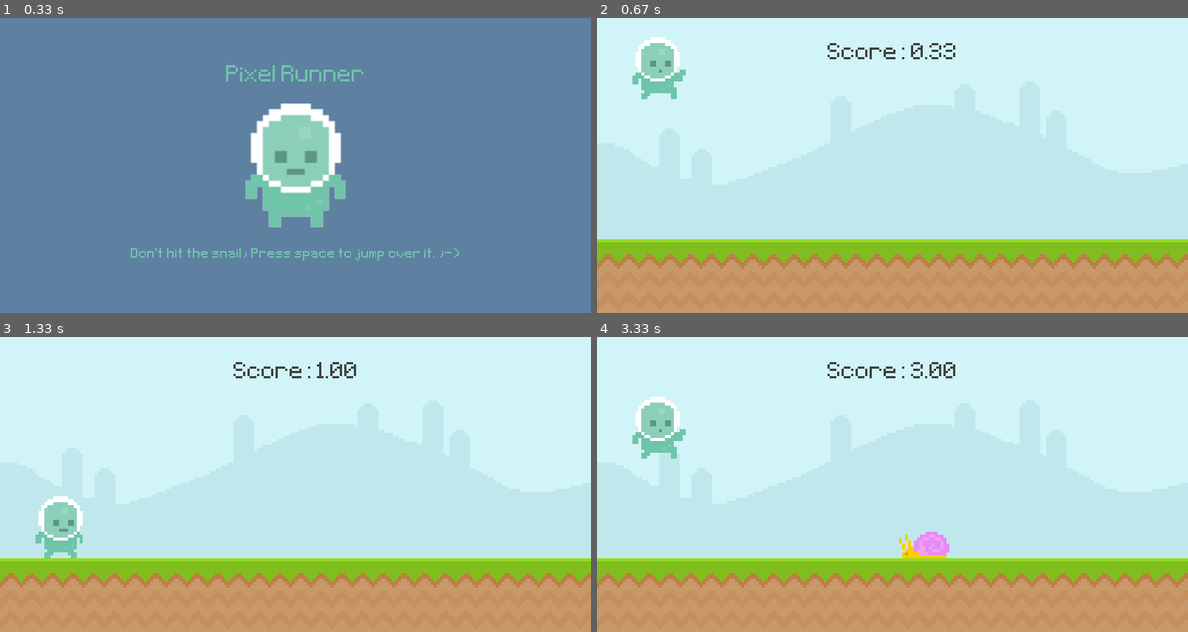
Above: before the commit, frames 1-4 (two rows, left to right).
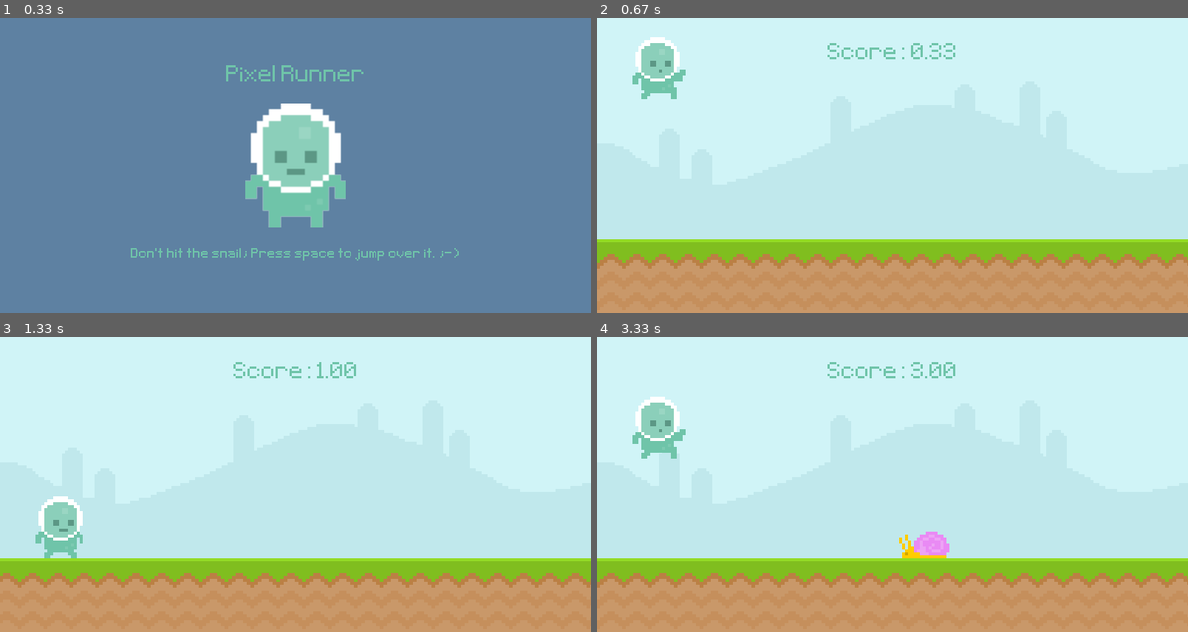
Above: after the commit, the same moments.

Repository: VitorPinheiroCruz/Runner
Game: pygame game, started from main.py
Same seed, same stepped clock (60 frames per second), same inputs: the game is played once before the commit and once after it.
Inputs:
- Up to frame 1 (0.33 s): no input
- Up to frame 2 (0.67 s): tap Space at 0.33 s
- Up to frame 3 (1.33 s): no input
- Up to frame 4 (3.33 s): tap Space at 3.17 s

Frame 1 is identical in both runs. In frame 2, 2.6% of the frame differs, in the area x 0-100%, y 8-85%; in frame 3, 2.5%; in frame 4, 2.6%.

Commit message:
add comment in the main.py

Diff:
--- a/comands_pygame.py
+++ /dev/null
@@ -1,285 +0,0 @@
-import pygame
-from sys import exit
-from random import randint
-
-def display_score():
-    current_time = pygame.time.get_ticks() - start_time
-    score_surf = test_font.render(f'Score: {current_time / 1000:.2f}', False, (64, 64, 64))
-    score_rect = score_surf.get_rect(center=(400, 50))
-    screen.blit(score_surf, score_rect)
-    return current_time
-
-def obstacle_movement(obstacle_list):
-    if obstacle_list:
-        for obstacle_rect in obstacle_list:
-            obstacle_rect.x -= 5
-            screen.blit(snail_surf, obstacle_rect)
-
-        obstacle_list = [obstacle for obstacle in obstacle_list if obstacle.x > -100]
-
-        return obstacle_list
-    else:
-        return  []
-
-def game_message():
-    text_font = pygame.font.Font('font/Pixeltype.ttf', 30)
-    text = text_font.render("Don't hit the snail; Press space to jump over it. ;-)", False, (111, 196, 169))
-    text_rect = text.get_rect(center=(400, 320))
-    screen.blit(text, text_rect)
-
-def name_game():
-    game_name = test_font.render('Pixel Runner', False, (111, 196, 169))
-    game_name_rect = game_name.get_rect(center=(400, 80))
-    screen.blit(game_name, game_name_rect)
-
-pygame.init()
-width = 800
-height = 400
-screen = pygame.display.set_mode((width, height))
-pygame.display.set_caption('My game Runner')
-clock = pygame.time.Clock()  # estabelece os FPS
-test_font = pygame.font.Font('font/Pixeltype.ttf', 50)
-game_active = False
-start_time = 0
-score = 0
-
-sky_surface = pygame.image.load('graphics/Sky.png').convert()
-ground_surface = pygame.image.load('graphics/ground.png').convert()
-
-# score_surf = test_font.render('My game', False, (64,64,64))  # .render(text, AA, color)
-# score_rect = score_surf.get_rect(center=(400,50))
-
-# Obstacles
-snail_surf = pygame.image.load('graphics/snail/snail1.png').convert_alpha()
-snail_rect = snail_surf.get_rect(bottomright=(600, 300))
-# snail_x_pos = 600
-# snail_y_pos = 270
-
-obstacle_rect_list = []
-
-
-
-player_surf = pygame.image.load('graphics/Player/player_walk_1.png').convert_alpha()
-player_rect = player_surf.get_rect(midbottom=(80, 300))
-player_gravity = 0
-# test_surface = pygame.Surface((100,200))
-# test_surface.fill('Red')
-
-# Intro screen
-player_stand = pygame.image.load('graphics/Player/player_stand.png').convert_alpha()
-player_stand = pygame.transform.rotozoom(player_stand, 0, 2)
-# # player_stand = pygame.transform.scale2x(player_stand)
-player_stand_rect = player_stand.get_rect(center=(400,200))
-
-# player_stand = pygame.image.load('graphics/Player/player_stand.png').convert_alpha()
-# player_stand_scaled = pygame.transform.scale(player_stand, (200, 400))
-# player_stand_rect = player_stand_scaled.get_rect(center=(400,200))
-# # player_stand_rect = player_stand.get_rect(midbottom=(400,200))
-
-# Timer
-obstacle_timer = pygame.USEREVENT + 1
-pygame.time.set_timer(obstacle_timer, 1500)
-
-while True:
-    for event in pygame.event.get():
-        if event.type == pygame.QUIT:
-            print('Vc clicou no x')
-            pygame.quit()
-            exit()
-        # solução do desenvolver para recomeçar o jogo
-        # habilidade de pular quando o mouse clica no player - my design
-        if game_active:
-            if event.type == pygame.MOUSEBUTTONDOWN:
-                if player_rect.collidepoint(event.pos):
-                    if player_rect.bottom >= 300:
-                        player_gravity = -20
-
-            # habilidade de pular pressionando o space
-            if event.type == pygame.KEYDOWN:
-                if event.key == pygame.K_SPACE and player_rect.bottom >= 300:
-                    player_gravity = -20
-
-        else:
-            # após game over, recomeçar o jogo pressionando o espaço
-            if event.type == pygame.KEYDOWN:
-                if event.key == pygame.K_SPACE: game_active = True
-
-        if event.type == obstacle_timer and game_active:
-            obstacle_rect_list.append(snail_surf.get_rect(bottomright=(randint(900, 1100), 300)))
-            # print('test')
-
-        # # habilidade de pular quando o mouse clica no player - my design
-        # if event.type == pygame.MOUSEBUTTONDOWN:
-        #     if player_rect.collidepoint(event.pos):
-        #         if player_rect.bottom >= 300:
-        #             player_gravity = -20
-        #
-        # # habilidade de pular pressionando o space
-        # if event.type == pygame.KEYDOWN:
-        #     if event.key == pygame.K_SPACE and player_rect.bottom >= 300:
-        #         player_gravity = -20
-        #
-        # # após game over, recomeçar o jogo pressionando o espaço
-        # if event.type == pygame.KEYDOWN:
-        #     if event.key == pygame.K_SPACE: game_active = True
-
-        # print jump toda vez que a tecla space é pressionada
-        # if event.type == pygame.KEYDOWN:
-        #     if event.key == pygame.K_SPACE:
-        #         print('jump')
-
-        # print key-down toda vez que uma tecla é pressionada
-        # print key-up toda vez que uma tecla é pressionada
-        # if event.type == pygame.KEYDOWN:
-        #     print('key-down')
-        # if event.type == pygame.KEYUP:
-        #     print('key-up')
-
-        # if event.type == pygame.MOUSEMOTION:  # ler e imprime a posição do mouse
-        #     print(event.pos)
-
-        # ler e imprime se houve clique
-        # if event.type == pygame.MOUSEBUTTONDOWN:
-        #     print('mouse down')
-
-        # colisão pelo evento
-        # if event.type == pygame.MOUSEMOTION:
-        #     if player_rect.collidepoint(event.pos): print('collision')
-
-    if game_active:
-        screen.blit(ground_surface, (0, 300))
-        screen.blit(sky_surface, (0, 0))  # .blit(surface, position)
-        # pygame.draw.rect(screen, '#c0e8ec', score_rect)
-        # pygame.draw.rect(screen, '#c0e8ec', score_rect, 10)
-        # screen.blit(score_surf, score_rect)
-        score = display_score()
-        # pygame.draw.line(screen, 'blue', (0,0), pygame.mouse.get_pos(), 3) #desenhando uma linha
-        # pygame.draw.ellipse(screen, 'gold', pygame.Rect(50,200,100,100))  # desenhando uma elípse
-        # snail_x_pos -= 4
-        # if snail_x_pos < -50:
-        #     snail_x_pos = 800
-        #     snail_y_pos = random.randint(270, 360)
-        # snail_rect.x -= 4
-        # if snail_rect.right < 0: snail_rect.left = 800
-        # screen.blit(snail_surf, snail_rect)
-
-        # Player gravidade
-        player_gravity += 1
-        player_rect.y += player_gravity
-        if player_rect.bottom >= 300: player_rect.bottom = 300
-        # colocando gravidade do player
-        screen.blit(player_surf, player_rect)
-        # screen.blit(player_surf, (player_rect[0], player_rect[1] + player_gravity))
-        # screen.blit(player_surf, player_rect)
-
-        # Obstacle movement
-        obstacle_rect_list = obstacle_movement(obstacle_rect_list)
-
-
-
-
-        # if player_rect.colliderect(snail_rect):
-        #     print('collision')
-        # print jump toda vez que a tecla spaço é pressionada
-        # keys = pygame.key.get_pressed()
-        # if keys[pygame.K_SPACE]:
-        #     print('jump')
-
-        # mouse_pos = pygame.mouse.get_pos()
-        # if player_rect.collidepoint(mouse_pos):   # .collidepoint((x,y))
-        #     print('collision')
-        # if player_rect.collidepoint(mouse_pos):
-        #     print(pygame.mouse.get_pressed())  # leitura do clique do mouse
-
-        # Collision
-        if player_rect.colliderect(snail_rect):
-            print('houve uma colisão com o snail')
-            game_active = False
-            # pygame.quit()
-            # exit()
-    else:
-        snail_rect.left = 800
-        start_time = pygame.time.get_ticks()
-        screen.fill((94,129,162))
-        name_game()
-        # screen.fill('yellow')
-        screen.blit(player_stand, player_stand_rect)
-        score_message = test_font.render(f'You score: {score/1000:.2f}',False, (111,196,169))
-        score_message_rect = score_message.get_rect(center=(400,330))
-        if score == 0:
-            game_message()
-        else:
-            screen.blit(score_message, score_message_rect)
-
-    pygame.display.update()
-    clock.tick(60)
-
-# code deleted to main project
-def obstacle_movement(obstacle_list):
-    if obstacle_list:
-        for obstacle_rect in obstacle_list:
-            obstacle_rect.x -= 5
-            if obstacle_rect.bottom == 300:
-                screen.blit(snail_surf, obstacle_rect)
-            else:
-                screen.blit(fly_surf, obstacle_rect)
-
-        obstacle_list = [obstacle for obstacle in obstacle_list if obstacle.x > -100]
-        return obstacle_list
-    else:
-        return []
-
-def player_animation():
-    global player_surf, player_index
-    if player_rect.bottom < 300:
-        player_surf = player_jump
-    else:
-        player_index += 0.1
-        if player_index >= len(player_walk): player_index = 0
-        player_surf = player_walk[int(player_index)]
-
-# Snail
-snail_frame_1 = pygame.image.load('graphics/snail/snail1.png').convert_alpha()
-snail_frame_2 = pygame.image.load('graphics/snail/snail2.png').convert_alpha()
-snail_frames = [snail_frame_1, snail_frame_2]
-snail_frame_index = 0
-snail_surf = snail_frames[snail_frame_index]
-# Fly
-fly_frame_1 = pygame.image.load('graphics/Fly/Fly1.png').convert_alpha()
-fly_frame_2 = pygame.image.load('graphics/Fly/Fly2.png').convert_alpha()
-fly_frames = [fly_frame_1, fly_frame_2]
-fly_frame_index = 0
-fly_surf = fly_frames[fly_frame_index]
-fly_surf_rect = fly_surf.get_rect()
-
-obstacle_rect_list = []
-
-# Player
-player_walk_1 = pygame.image.load('graphics/Player/player_walk_1.png').convert_alpha()
-player_walk_2 = pygame.image.load('graphics/Player/player_walk_2.png').convert_alpha()
-player_walk = [player_walk_1, player_walk_2]
-player_index = 0
-player_jump = pygame.image.load('graphics/Player/jump.png').convert_alpha()
-player_surf = player_walk[player_index]
-player_rect = player_surf.get_rect(midbottom=(80, 300))
-player_gravity = 0
-
-if event.type == snail_animation_timer:
-    if snail_frame_index == 0:
-        snail_frame_index = 1
-    else:
-        snail_frame_index = 0
-    snail_surf = snail_frames[snail_frame_index]
-
-if event.type == fly_animation_timer:
-    if fly_frame_index == 0:
-        fly_frame_index = 1
-    else:
-        fly_frame_index = 0
-    fly_surf = fly_frames[fly_frame_index]
-
-   if game_active:
-            if event.type == pygame.MOUSEBUTTONDOWN:
-                if player_rect.collidepoint(event.pos):
-                    if player_rect.bottom >= 300:
-                        player_gravity = -20
--- a/main.py
+++ b/main.py
@@ -2,6 +2,7 @@
 from sys import exit
 from random import randint, choice
 
+# Creating the player
 class Player(pygame.sprite.Sprite):
     def __init__(self):
         super().__init__()
@@ -42,6 +43,7 @@
         self.apply_gravity()
         self.animation_state()
 
+# Creating the Obstacles
 class Obstacle(pygame.sprite.Sprite):
     def __init__(self, type):
         super().__init__()
@@ -76,55 +78,28 @@
         if self.rect.x <= -100:
             self.kill()
 
+# Score's function
 def display_score():
     current_time = pygame.time.get_ticks() - start_time
-    score_surf = test_font.render(f'Score: {current_time / 1000:.2f}', False, (64, 64, 64))
+    score_surf = test_font.render(f'Score: {current_time / 1000:.2f}', False, (111, 196, 169))
     score_rect = score_surf.get_rect(center=(400, 50))
     screen.blit(score_surf, score_rect)
     return current_time
 
-# def obstacle_movement(obstacle_list):
-#     if obstacle_list:
-#         for obstacle_rect in obstacle_list:
-#             obstacle_rect.x -= 5
-#             if obstacle_rect.bottom == 300:
-#                 screen.blit(snail_surf, obstacle_rect)
-#             else:
-#                 screen.blit(fly_surf, obstacle_rect)
-#
-#         obstacle_list = [obstacle for obstacle in obstacle_list if obstacle.x > -100]
-#         return obstacle_list
-#     else:
-#         return []
-
-# def collisions(player, obstacles):
-#     if obstacles:
-#         for obstacle_rect in obstacles:
-#             if player.colliderect(obstacle_rect):
-#                 return False
-#     return True
-
-# def player_animation():
-#     global player_surf, player_index
-#     if player_rect.bottom < 300:
-#         player_surf = player_jump
-#     else:
-#         player_index += 0.1
-#         if player_index >= len(player_walk): player_index = 0
-#         player_surf = player_walk[int(player_index)]
-
+# Initial message display
 def game_message():
     text_font = pygame.font.Font('font/Pixeltype.ttf', 30)
     text = text_font.render("Don't hit the snail; Press space to jump over it. ;-)", False, (111, 196, 169))
     text_rect = text.get_rect(center=(400, 320))
     screen.blit(text, text_rect)
 
+# Game Name
 def name_game():
     game_name = test_font.render('Pixel Runner', False, (111, 196, 169))
     game_name_rect = game_name.get_rect(center=(400, 80))
     screen.blit(game_name, game_name_rect)
 
-# spritecollide(sprite, group, bool) True = destroy, Faldo Don't destroy
+# Collision function
 def collisions_sprite():
     if pygame.sprite.spritecollide(player.sprite, obstacle_group, False):
         obstacle_group.empty()
@@ -137,7 +112,8 @@
 height = 400
 screen = pygame.display.set_mode((width, height))
 pygame.display.set_caption('My game Runner')
-clock = pygame.time.Clock()  # estabelece os FPS
+clock = pygame.time.Clock()  # fps
+pygame.font.init()
 test_font = pygame.font.Font('font/Pixeltype.ttf', 50)
 game_active = False
 start_time = 0
@@ -145,6 +121,7 @@
 bg_music = pygame.mixer.Sound('audio/music.wav')
 bg_music.set_volume(0.3)
 bg_music.play(-1)
+ground_x_pos = 0
 
 # Groups
 player = pygame.sprite.GroupSingle()
@@ -153,32 +130,7 @@
 
 sky_surface = pygame.image.load('graphics/Sky.png').convert()
 ground_surface = pygame.image.load('graphics/ground.png').convert()
-
-# Snail
-# snail_frame_1 = pygame.image.load('graphics/snail/snail1.png').convert_alpha()
-# snail_frame_2 = pygame.image.load('graphics/snail/snail2.png').convert_alpha()
-# snail_frames = [snail_frame_1, snail_frame_2]
-# snail_frame_index = 0
-# snail_surf = snail_frames[snail_frame_index]
-# Fly
-# fly_frame_1 = pygame.image.load('graphics/Fly/Fly1.png').convert_alpha()
-# fly_frame_2 = pygame.image.load('graphics/Fly/Fly2.png').convert_alpha()
-# fly_frames = [fly_frame_1, fly_frame_2]
-# fly_frame_index = 0
-# fly_surf = fly_frames[fly_frame_index]
-# fly_surf_rect = fly_surf.get_rect()
-#
-# obstacle_rect_list = []
-
-# Player
-# player_walk_1 = pygame.image.load('graphics/Player/player_walk_1.png').convert_alpha()
-# player_walk_2 = pygame.image.load('graphics/Player/player_walk_2.png').convert_alpha()
-# player_walk = [player_walk_1, player_walk_2]
-# player_index = 0
-# player_jump = pygame.image.load('graphics/Player/jump.png').convert_alpha()
-# player_surf = player_walk[player_index]
-# player_rect = player_surf.get_rect(midbottom=(80, 300))
-# player_gravity = 0
+ground_surface = pygame.transform.scale(ground_surface, (1000, 168))
 
 # Intro screen
 player_stand = pygame.image.load('graphics/Player/player_stand.png').convert_alpha()
@@ -189,11 +141,8 @@
 obstacle_timer = pygame.USEREVENT + 1
 pygame.time.set_timer(obstacle_timer, 1500)
 
-# snail_animation_timer = pygame.USEREVENT + 2
-# pygame.time.set_timer(snail_animation_timer, 500)
-#
-# fly_animation_timer = pygame.USEREVENT + 3
-# pygame.time.set_timer(fly_animation_timer, 200)
+ground_timer = pygame.USEREVENT + 2
+pygame.time.set_timer(ground_timer, 100)
 
 while True:
     for event in pygame.event.get():
@@ -202,52 +151,24 @@
             pygame.quit()
             exit()
 
-        # if game_active:
-        #     if event.type == pygame.MOUSEBUTTONDOWN:
-        #         if player_rect.collidepoint(event.pos):
-        #             if player_rect.bottom >= 300:
-        #                 player_gravity = -20
-
-            # habilidade de pular pressionando o space
-            # if event.type == pygame.KEYDOWN:
-            #     if event.key == pygame.K_SPACE and player_rect.bottom >= 300:
-            #         player_gravity = -20
-
         else:
-            # após game over, recomeçar o jogo pressionando o espaço
+            # After game over, restart the game pressing space
             if event.type == pygame.KEYDOWN:
                 if event.key == pygame.K_SPACE:
                     game_active = True
         if game_active:
             if event.type == obstacle_timer:
                 obstacle_group.add(Obstacle(choice(['fly','snail','snail','snail'])))
-                # if randint(0,2):
-                #     obstacle_rect_list.append(snail_surf.get_rect(bottomright=(randint(900, 1100), 300)))
-                # else:
-                #     obstacle_rect_list.append(fly_surf.get_rect(bottomright=(randint(900, 1100), 200)))
 
-            # if event.type == snail_animation_timer:
-            #     if snail_frame_index == 0: snail_frame_index = 1
-            #     else: snail_frame_index = 0
-            #     snail_surf = snail_frames[snail_frame_index]
-
-            # if event.type == fly_animation_timer:
-            #     if fly_frame_index == 0: fly_frame_index = 1
-            #     else: fly_frame_index = 0
-            #     fly_surf = fly_frames[fly_frame_index]
+            if event.type == ground_timer:
+                ground_x_pos -= 10
+                if ground_x_pos == -30:
+                    ground_x_pos = 0
 
     if game_active:
-        screen.blit(ground_surface, (0, 300))
-        screen.blit(sky_surface, (0, 0))  # .blit(surface, position)
+        screen.blit(ground_surface, (ground_x_pos, 300))
+        screen.blit(sky_surface, (0, 0))
         score = display_score()
-
-        # Player gravidade
-        # player_gravity += 1
-        # player_rect.y += player_gravity
-        # if player_rect.bottom >= 300:
-        #     player_rect.bottom = 300
-        # player_animation()
-        # screen.blit(player_surf, player_rect)
 
         player.draw(screen)
         player.update()
@@ -257,17 +178,10 @@
 
         game_active = collisions_sprite()
 
-        # Obstacle movement
-        # obstacle_rect_list = obstacle_movement(obstacle_rect_list)
-
-        # game_active = collisions(player_rect, obstacle_rect_list)
-
     else:
         start_time = pygame.time.get_ticks()
         screen.fill((94, 129, 162))
-        # player_rect.midbottom = (80,300)
-        # player_gravity = 0
-        # obstacle_rect_list.clear()
+
         name_game()
         screen.blit(player_stand, player_stand_rect)
         score_message = test_font.render(f'You score: {score / 1000:.2f}', False, (111, 196, 169))
